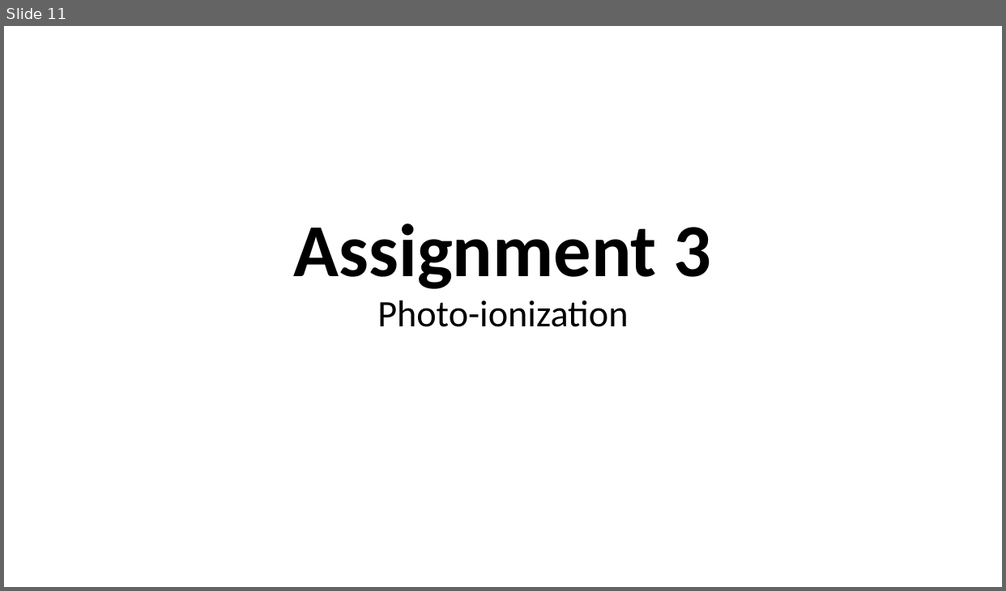
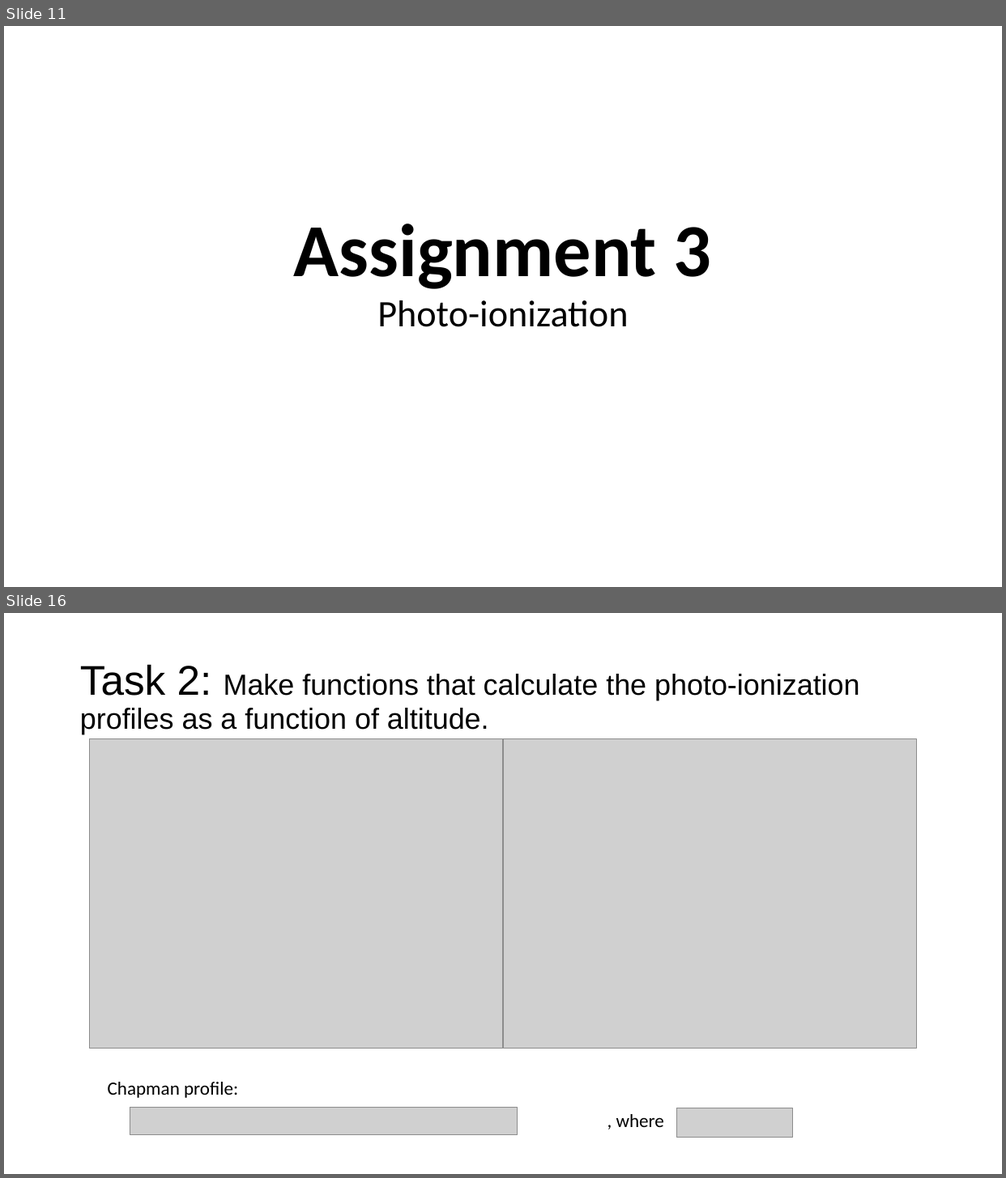
Before and after one commit to tva050/FYS-3003, a slide deck: exam.pptx. Shown one above the other, each under a label of ours: slide 11 before the commit, slides 11 and 16 after it; the slides between them are not shown. The pictures are 1006x591 and 1006x1178 pixels, drawn with LibreOffice and Linux fonts; fonts in the diff are those of the drawing; grey boxes stand for pictures. Boxes give left, top, right and bottom in pixels: in the first picture for what was removed or moved away, otherwise in the second. Text is boxed around its words. In the diff, an @@ line names an element or a change of style, - is before the commit and + after.

```diff
--- a/exam.pptx
+++ b/exam.pptx
@@ slide 16 added at <box>4,613,1002,1174</box>, background #FFFFFF @@
@@ title added at <box>80,664,859,735</box>, 28 pt, text #000000 @@
+Task 2: Make functions that calculate the photo-ionization
+profiles as a function of altitude.
@@ picture added at <box>89,739,503,1049</box> @@
@@ picture added at <box>503,739,917,1049</box> @@
@@ text added at <box>108,1082,238,1098</box>, 18 pt, text #000000 @@
+Chapman profile:
@@ picture added at <box>130,1107,517,1135</box> @@
@@ text added at <box>616,1114,664,1127</box>, 18 pt, text #000000 @@
+, where
@@ picture added at <box>677,1109,793,1139</box> @@
```
Also in this commit, not shown: 6 slides changed, 15 other slides added, 8 other files.
